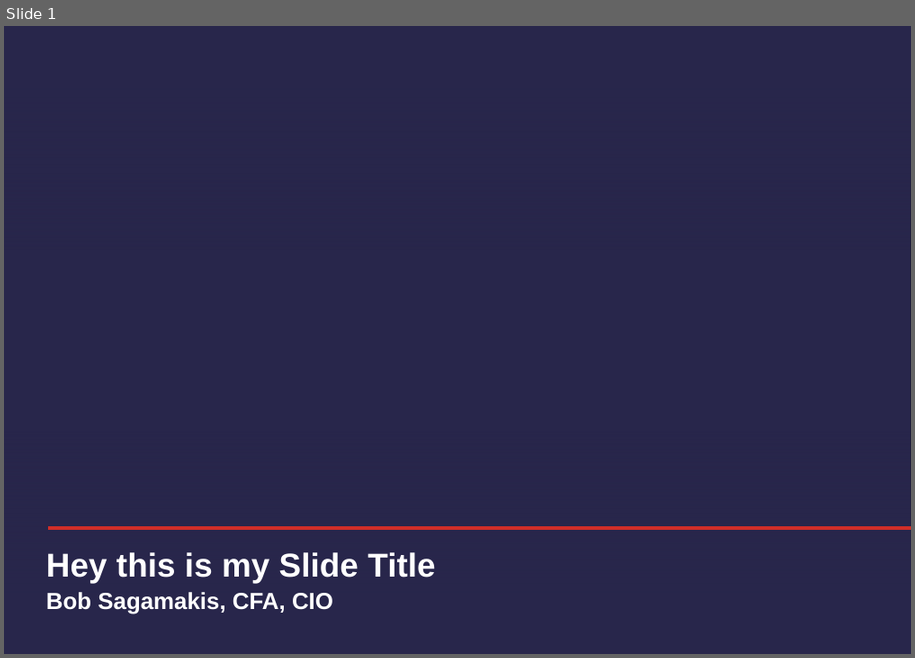
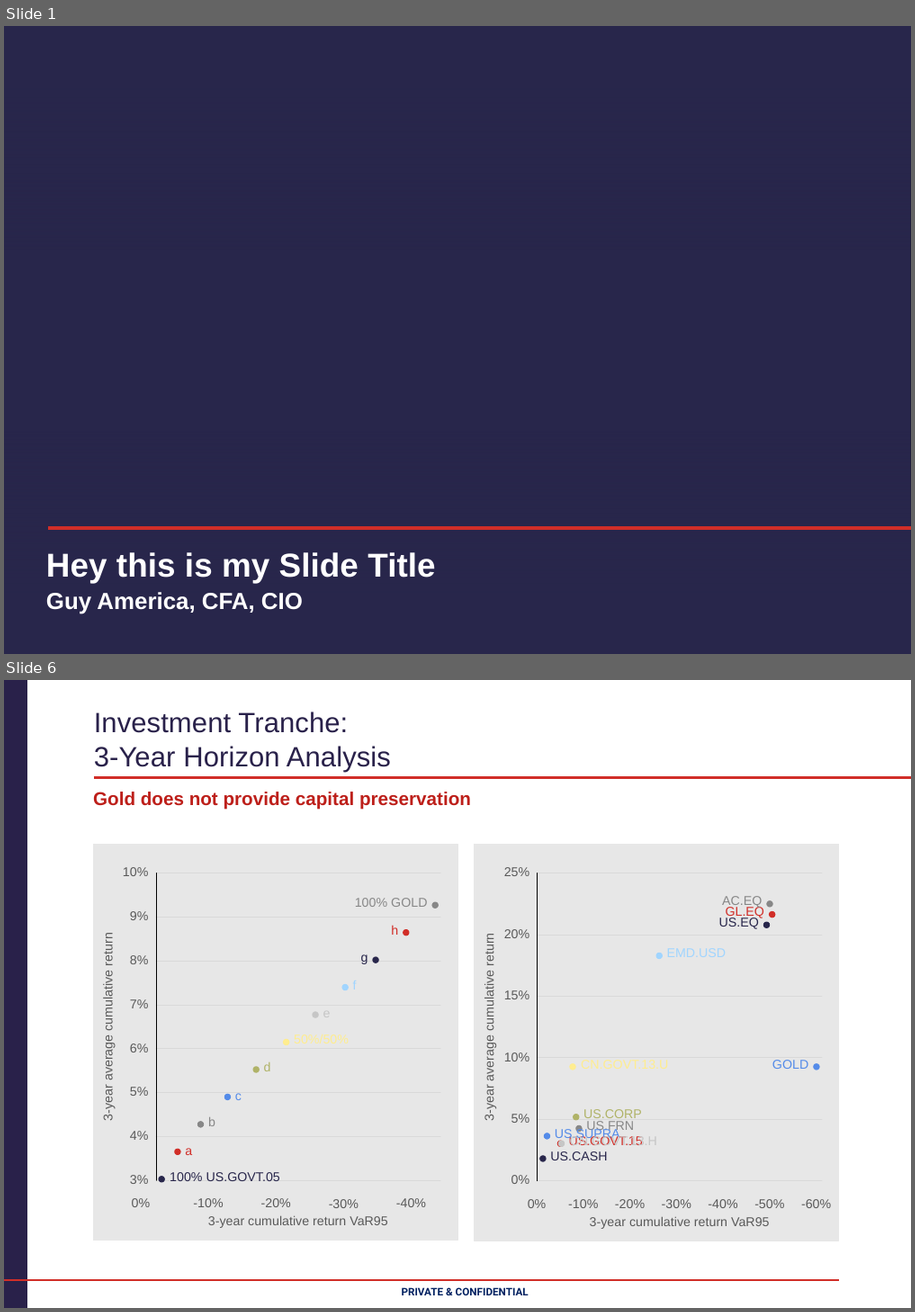
Before and after one commit to ellipsis-instruments/caim, a slide deck: test.pptx. Shown one above the other, each under a label of ours: slide 1 before the commit, slides 1 and 6 after it; the slides between them are not shown. The pictures are 915x658 and 915x1312 pixels, drawn with LibreOffice and Linux fonts; fonts in the diff are those of the drawing; background and template pictures are left out; a plain dark background stands for a picture behind light text. Boxes give left, top, right and bottom in pixels: in the first picture for what was removed or moved away, otherwise in the second. Text is boxed around its words. In the diff, an @@ line names an element or a change of style, - is before the commit and + after.

```diff
--- a/test.pptx
+++ b/test.pptx
@@ slide 6 added at [4, 680, 911, 1308], background #FFFFFF @@
@@ freeform shape added at [4, 680, 27, 1308], fill #29214A @@
@@ title added at [94, 712, 391, 772], 24 pt, text #29214A @@
+Investment Tranche:
+3-Year Horizon Analysis
@@ freeform shape added at [94, 768, 911, 778], outline #D12E28 1.95 pt @@
@@ text added at [93, 792, 471, 810], 16 pt, text #BD1F1A, bold @@
+Gold does not provide capital preservation
@@ group added at [94, 844, 458, 1241]: 26 texts, 11 ellipses, 9 freeform shapes, 1 rectangle @@
+-40%
+-30%
+-20%
+-10%
+0%
+3%
+4%
+5%
+6%
+7%
+8%
+9%
+10%
+3-year cumulative return VaR95
+3-year average cumulative return
+100% US.GOVT.05
+a
+b
+c
+d
+50%/50%
+e
+f
+g
+h
+100% GOLD
@@ group added at [475, 844, 839, 1242]: 27 texts, 12 ellipses, 7 freeform shapes, 1 rectangle @@
+-60%
+-50%
+-40%
+-30%
+-20%
+-10%
+0%
+0%
+5%
+10%
+15%
+20%
+25%
+3-year cumulative return VaR95
+3-year average cumulative return
+US.CASH
+US.GOVT.15
+US.FRN
+US.SUPRA
+US.CORP
+CN.GOVT.13.U
+CN.GOVT.13.H
+EMD.USD
+US.EQ
+GL.EQ
+AC.EQ
+GOLD
@@ freeform shape added at [4, 1271, 840, 1280], outline #D12E28 1.95 pt @@
@@ text added at [402, 1288, 529, 1296], 8.9 pt, text #002060, bold @@
+PRIVATE & CONFIDENTIAL
@@ slide 1 changed as well @@
@@ text at [46, 592, 303, 615]: text changed @@
-Bob Sagamakis, CFA, CIO
+Guy America, CFA, CIO
```
Also in this commit, not shown: 5 other slides added, 5 slides removed, 26 other files.
